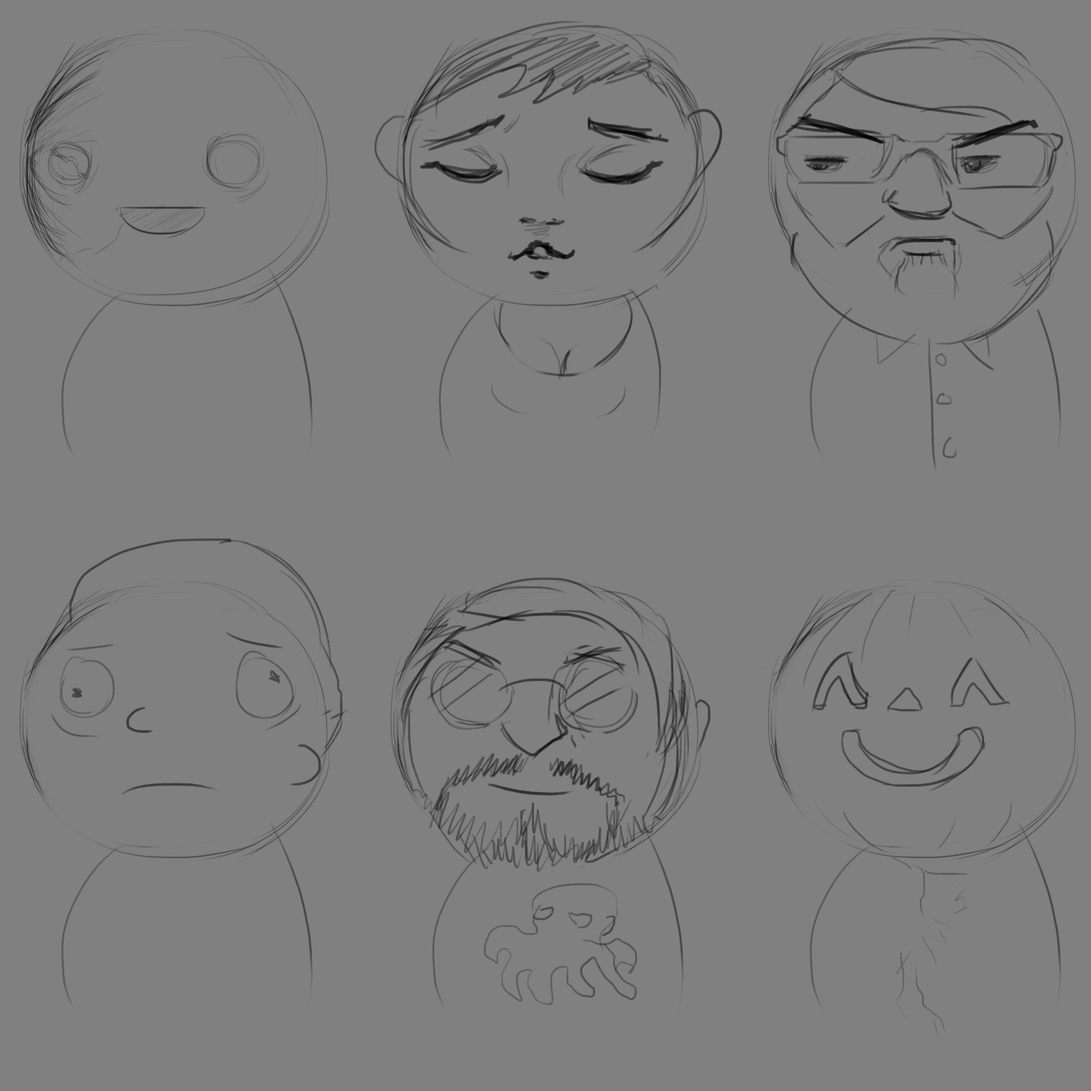
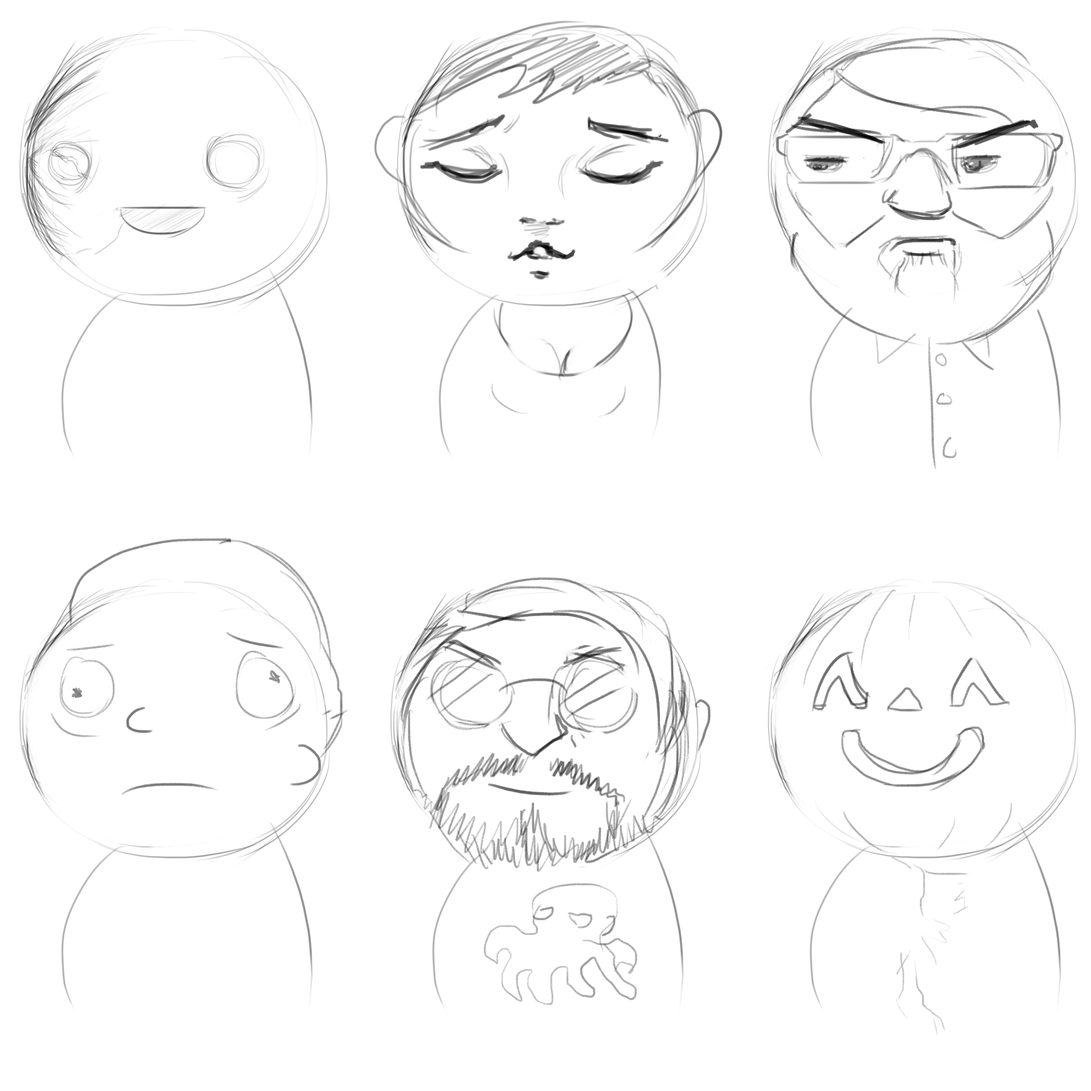
Layers edited between the first and the second 1091 × 1091 image:
painted on "Background" over [0, 0, 1091, 1091]
